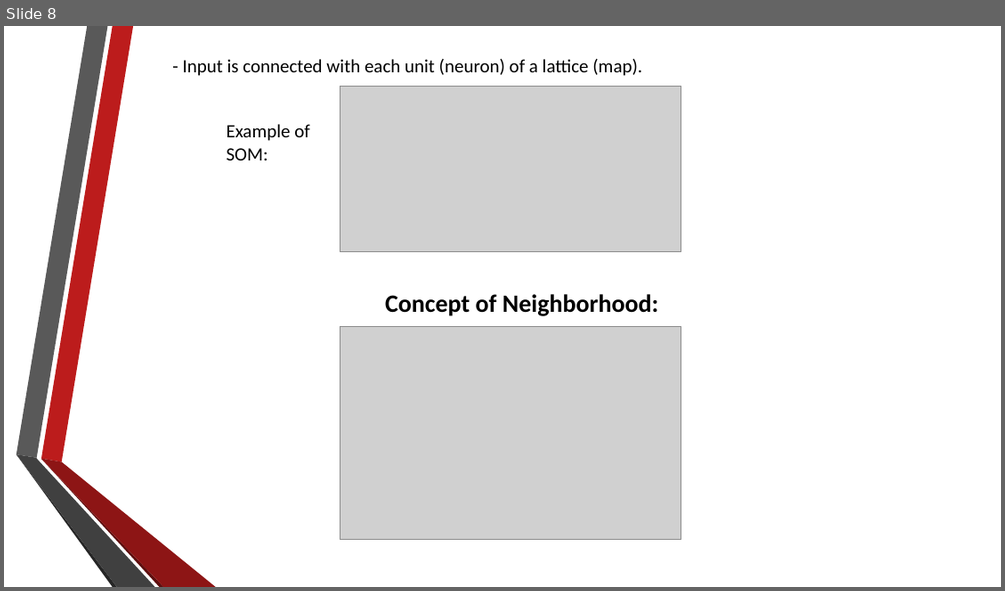
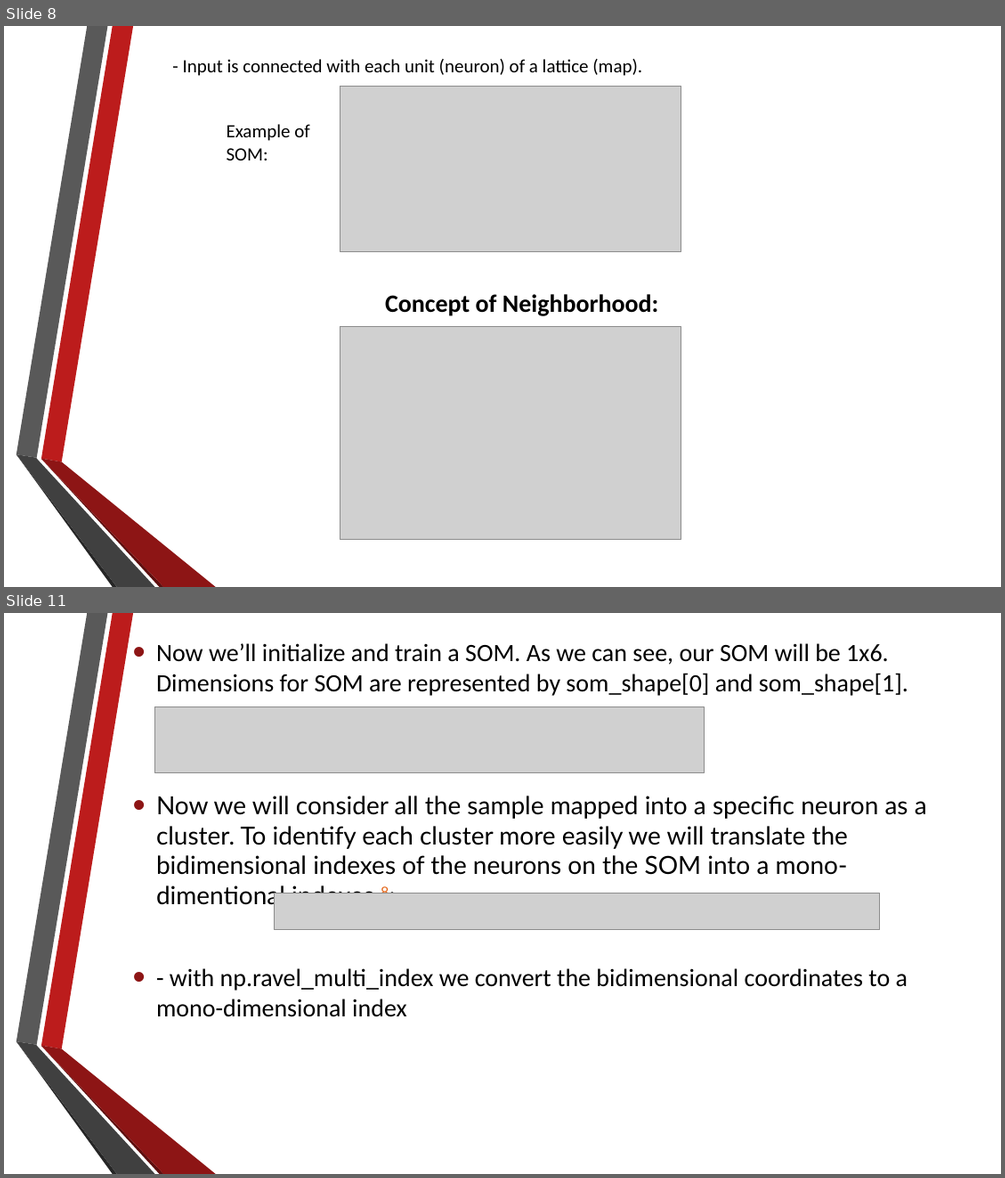
Before and after one commit to alexdn7/archaeology-project, a slide deck: About self-organizing maps.pptx. Shown one above the other, each under a label of ours: slide 8 before the commit, slides 8 and 11 after it; the slides between them are not shown. The pictures are 1005x591 and 1005x1178 pixels, drawn with LibreOffice and Linux fonts; fonts in the diff are those of the drawing; grey boxes stand for pictures. Boxes give left, top, right and bottom in pixels: in the first picture for what was removed or moved away, otherwise in the second. Text is boxed around its words. In the diff, an @@ line names an element or a change of style, - is before the commit and + after.

```diff
--- a/About self-organizing maps.pptx
+++ b/About self-organizing maps.pptx
@@ slide 11 added at <box>4,613,1001,1174</box>, background #FFFFFF; not listed: 6 template elements that a slide beside it also shows @@
@@ text added at <box>156,643,927,1017</box>, 24 pt, text #000000 @@
+• Now we’ll initialize and train a SOM. As we can see, our SOM will be 1x6. Dimensions for SOM are represented by som_shape[0] and som_shape[1].
+• Now we will consider all the sample mapped into a specific neuron as a cluster. To identify each cluster more easily we will translate the bidimensional indexes of the neurons on the SOM into a mono-dimentional indexes 8:
+• - with np.ravel_multi_index we convert the bidimensional coordinates to a mono-dimensional index
@@ picture added at <box>155,706,704,772</box> @@
@@ picture added at <box>274,892,880,930</box> @@
```
Also in this commit, not shown: 2 slides changed, 7 other slides added, 1 slide removed, 2 other files.
